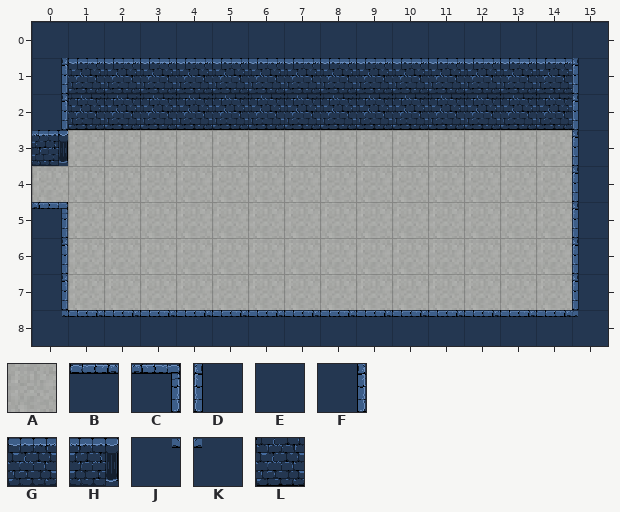
An edit to a level. Tiled map, maps/dungeon-02.tmx. Above is the file before it was changed.
Cells are 50x50 px. Shown: x 0..15, y 0..8.
Key: from "tiles": A 1, B 7, C 8, D 9, E 10, F 11, G 13, H 14, J 17, K 18, L 23.
_ is an empty cell.
Layer "floor" before, first column x 0:
0 EEEEEEEEEEEEEEEE
1 FGGGGGGGGGGGGGGD
2 FLLLLLLLLLLLLLLD
3 HAAAAAAAAAAAAAAD
4 AAAAAAAAAAAAAAAD
5 CAAAAAAAAAAAAAAD
6 FAAAAAAAAAAAAAAD
7 FAAAAAAAAAAAAAAD
8 JBBBBBBBBBBBBBBK
The same view after the edit:
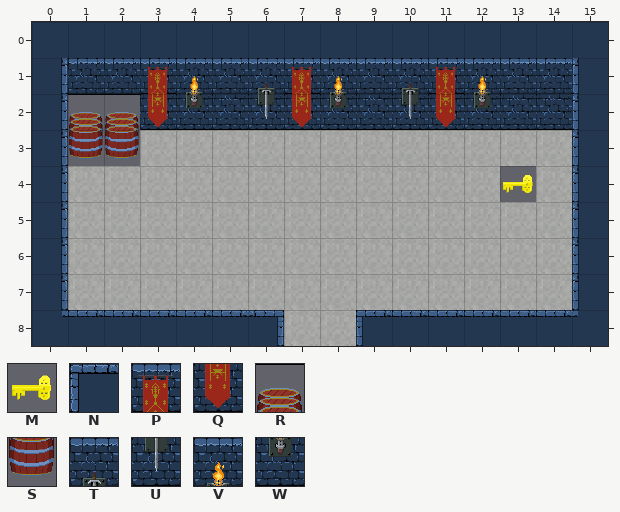
Further tiles: from "tiles": M 4, N 6, P 20, Q 21, R 47, S 48, T 55, U 56, V 65, W 69.
Change:
Layer "floor":
y 1: x 3..4 GG -> PV; x 6..8 GGG -> TPV; x 10..12 GGG -> TPV
y 2: x 1..4 LLLL -> RRQW; x 6..8 LLL -> UQW; x 10..12 LLL -> UQW
y 3: x 0..2 HAA -> FSS
y 4: x 0 A -> F; x 13 A -> M
y 5: x 0 C -> F
y 8: x 6..9 BBBB -> CAAN
